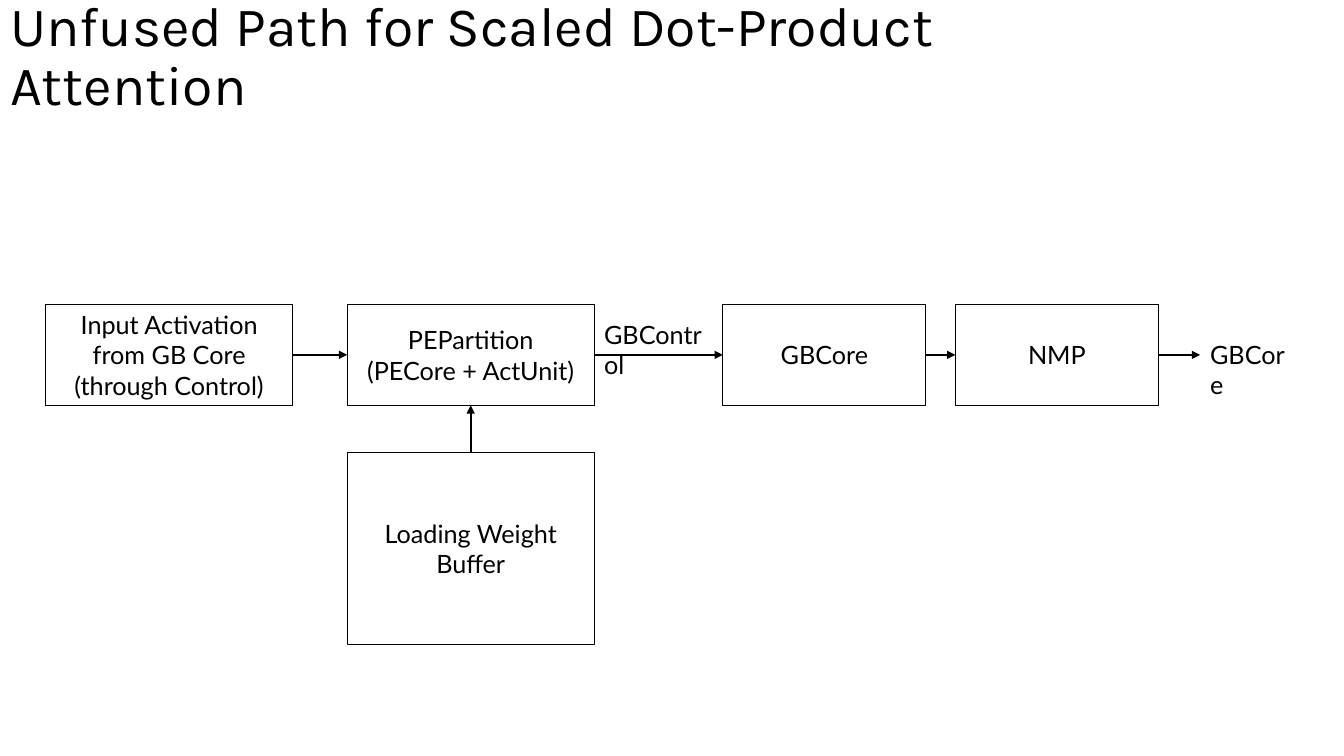
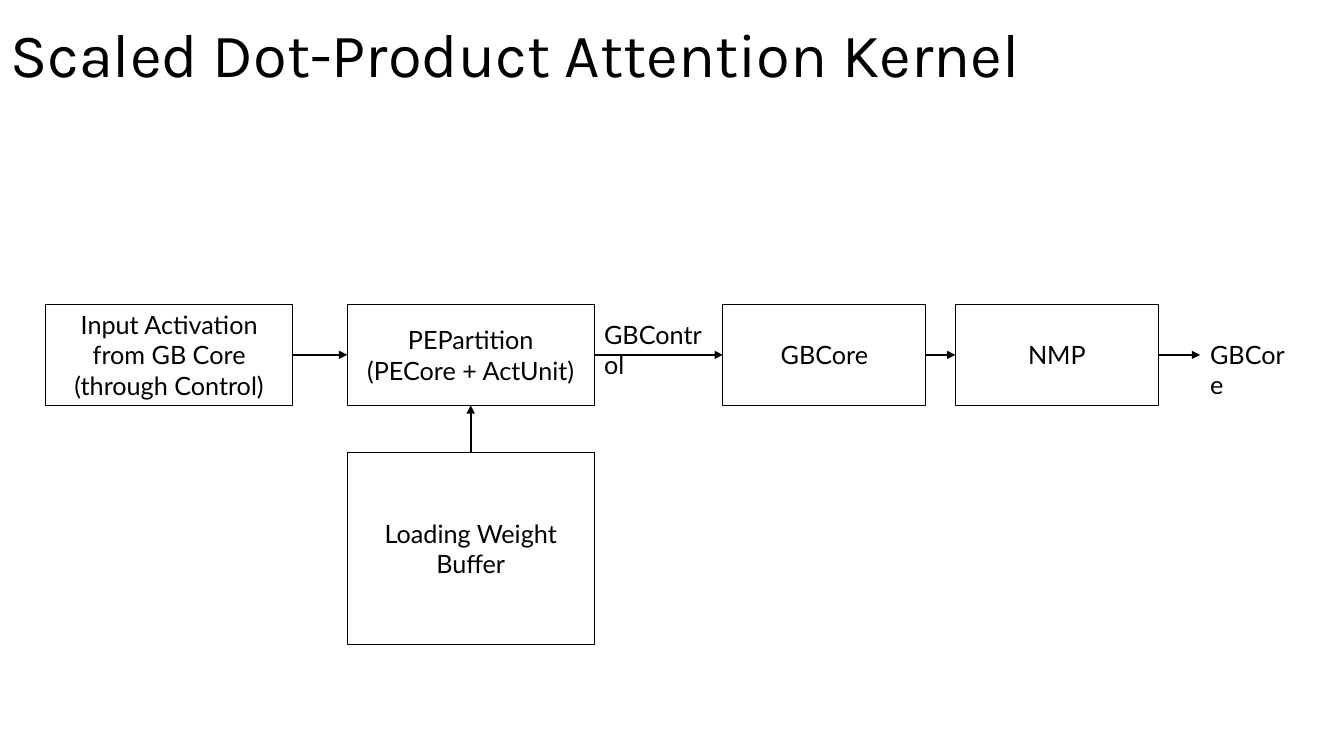
Before and after one commit to RishP11/CS217_final_project_presentation_files, a slide deck: slide 4 of write_ups/figures/figures.pptx. Drawn at 1344x756 pixels with LibreOffice and Linux fonts; fonts in the diff are those of the drawing. Boxes give left, top, right and bottom in pixels: in the first picture for what was removed or moved away, otherwise in the second. Text is boxed around its words. In the diff, an @@ line names an element or a change of style, - is before the commit and + after.

```diff
--- a/write_ups/figures/figures.pptx
+++ b/write_ups/figures/figures.pptx
@@ title at [10,34,1019,78]: text changed; size 39.6 to 44 pt @@
-Unfused Path for Scaled Dot-Product Attention
+Scaled Dot-Product Attention Kernel
```
Also in this commit, not shown: 4 other slides changed, 2 slides added, 2 slides removed, 1 other file.
